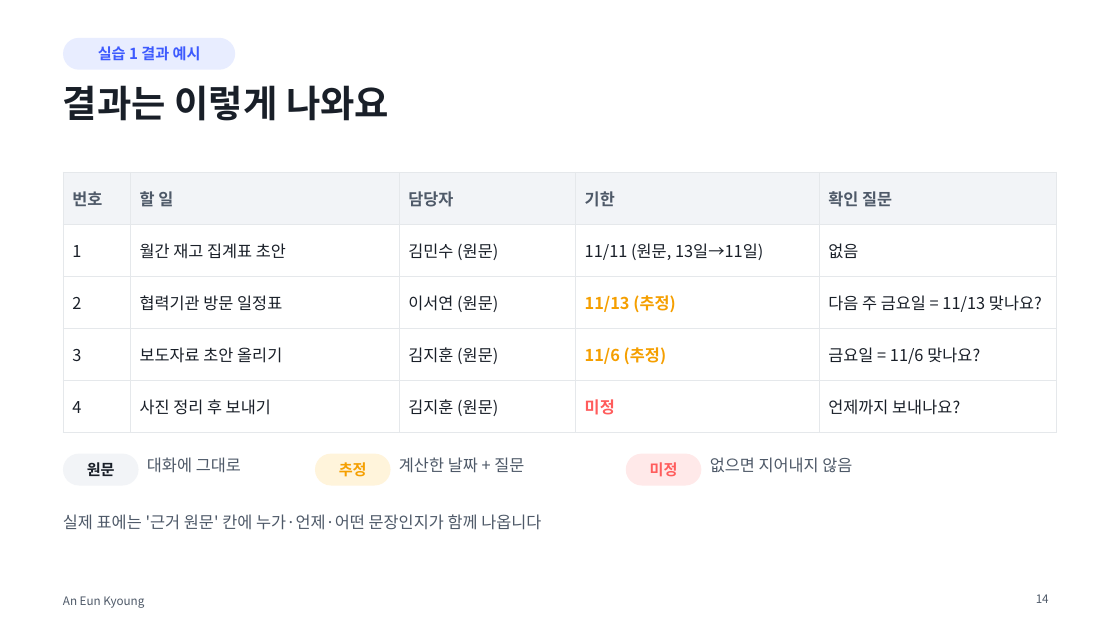
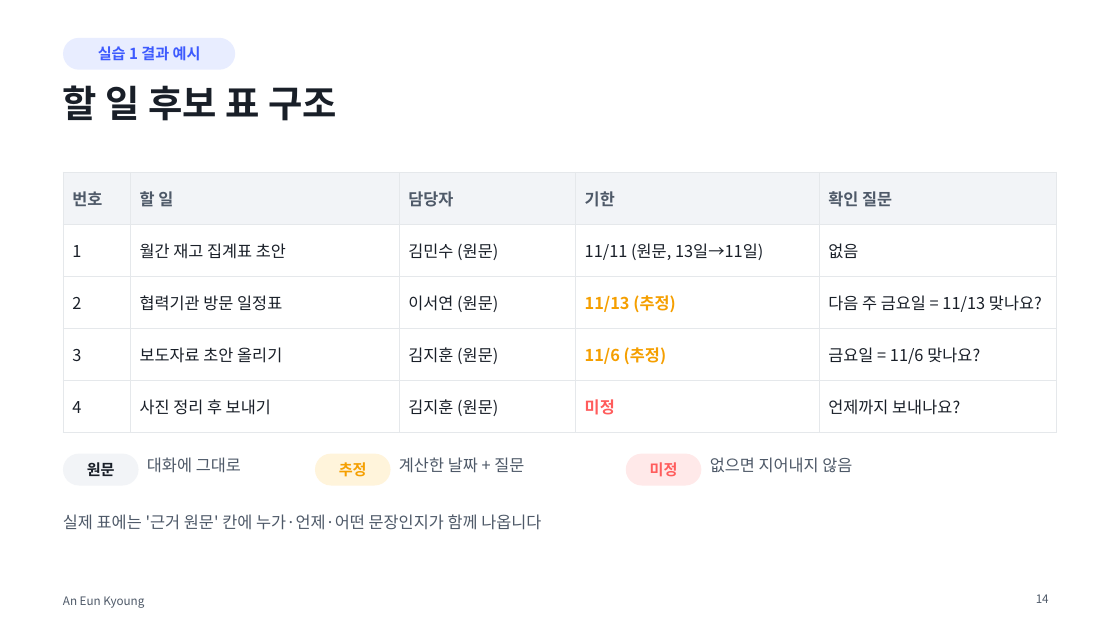
Before and after one commit to eunkyoungAn/-, a slide deck: slide 14 of output/업무정리비서-강의/나만의_업무정리비서_만들기.pptx. Drawn at 1120x630 pixels with LibreOffice and Linux fonts; fonts in the diff are those of the drawing. Boxes give left, top, right and bottom in pixels: in the first picture for what was removed or moved away, otherwise in the second. Text is boxed around its words. In the diff, an @@ line names an element or a change of style, - is before the commit and + after.

```diff
--- a/output/업무정리비서-강의/나만의_업무정리비서_만들기.pptx
+++ b/output/업무정리비서-강의/나만의_업무정리비서_만들기.pptx
@@ title at (63,85,338,121): text changed @@
-결과는 이렇게 나와요
+할 일 후보 표 구조
```
Also in this commit, not shown: 15 other slides changed, 2 slides added, 2 slides removed, 4 other files.
